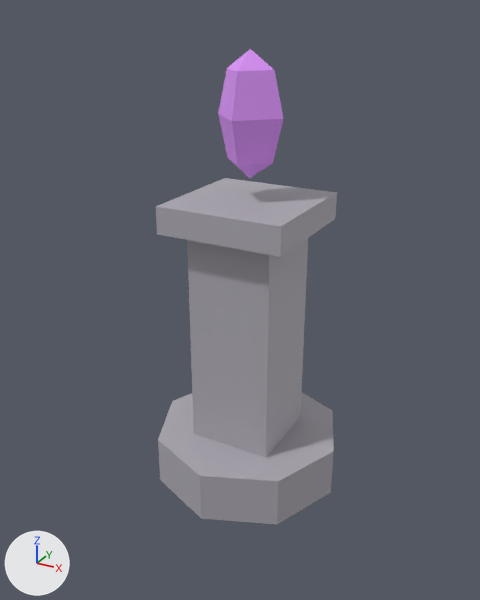
Two versions of the FBX model Assets/Resources/Models/shrine.fbx, one commit apart.
Both versions are drawn from a camera (50 mm lens) standing at (0.867, -1.632, 1.417) and looking at (-0.01, -0.038, 0.62). Lighting does not change. The marker at lower left points along +X, +Y and +Z. The older version comes first. Where no turn or scale is listed for an object, it has been applied to the vertices.

Names of what the first picture shows: 'Base', 'Cap', 'Crystal', 'Pillar'.
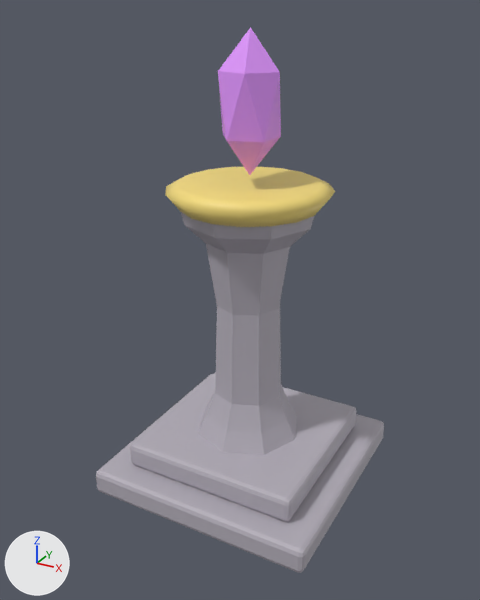
ob_root is not drawn itself; it is the parent of ob_crystal.

Where the change shows, as pixel boxes [x1, y1, x2, y2] in the pictures (480 x 600 px):
'Pillar', deleted
    before: [187, 238, 308, 458]
'Column', added
    after: [181, 212, 314, 455]
'Base', deleted
    before: [158, 393, 334, 524]
'Step.001', added
    after: [130, 372, 356, 522]
'Step', added
    after: [96, 374, 384, 573]
'Cap', deleted
    before: [156, 178, 337, 257]
'Bowl', added (yellow)
    after: [165, 167, 335, 227]
'Crystal', reshaped, moved, turned
    before: [218, 49, 284, 178]
    after: [218, 27, 281, 175]

Patch to the scene script:
```diff
--- a/Assets/Resources/Models/shrine.fbx.py
+++ b/Assets/Resources/Models/shrine.fbx.py
@@ mat_gold @@
+mat_gold = principled_material('Gold')
+mat_gold.base_color = (0.92, 0.72, 0.2)  # yellow #f6dd7c
@@ me_crystal @@
 # used by ob_crystal; parent = ob_root; location = (0.0, 1.15, 0.0)
-me_crystal.from_pydata(...)  # 14 vertices, 16 faces; spans x -0.1..0.1, y -0.17..0.17, z -0.1..0.1
+me_crystal.from_pydata(...)  # 12 vertices, 20 faces; spans x -0.086..0.086, y -0.082..0.082, z -0.192..0.192
+# me_crystal part 1: the whole mesh is rebuilt
 me_crystal.materials.append(mat_glow)
@@ me_step_001 @@
+me_step_001.from_pydata(...)  # 56 vertices, 54 faces; spans x -0.28..0.28, y -0.28..0.28, z 0.08..0.16
+me_step_001.materials.append(mat_stone)  # grey #b3adb8
@@ me_column @@
+me_column.from_pydata(...)  # 56 vertices, 50 faces; spans x -0.2..0.2, y -0.2..0.2, z 0.16..0.9
+me_column.materials.append(mat_stone)  # grey #b3adb8
@@ me_step @@
+me_step.from_pydata(...)  # 56 vertices, 54 faces; spans x -0.36..0.36, y -0.36..0.36, z 0.0..0.08
+me_step.materials.append(mat_stone)  # grey #b3adb8
@@ me_bowl @@
+me_bowl.from_pydata(...)  # 49 vertices, 49 faces; spans x -0.24..0.24, y -0.24..0.24, z 0.9..0.97
+me_bowl.materials.append(mat_gold)  # yellow #f6dd7c
@@ ob_root @@
 ob_root.location = (0.0, 0.0, 0.0)
-ob_root.rotation_euler = (1.571, 0.0, 0.0)  # degrees (90, 0, 0)
@@ ob_base @@
-ob_base = bpy.data.objects.new('Base', me_base)
-ob_base.location = (0.0, 0.0, 0.08)
@@ ob_pillar @@
-ob_pillar = bpy.data.objects.new('Pillar', me_pillar)
-ob_pillar.location = (0.0, 0.0, 0.5)
@@ ob_cap @@
-ob_cap = bpy.data.objects.new('Cap', me_cap)
-ob_cap.location = (0.0, 0.0, 0.88)
@@ ob_crystal @@
 ob_crystal.parent = ob_root
-ob_crystal.location = (0.0, 1.15, 0.0)
+ob_crystal.location = (0.0, 0.0, 1.18)
@@ ob_step_001 @@
+ob_step_001 = bpy.data.objects.new('Step.001', me_step_001)
+ob_step_001.location = (0.0, 0.0, 0.0)
@@ ob_column @@
+ob_column = bpy.data.objects.new('Column', me_column)
+ob_column.location = (0.0, 0.0, 0.0)
@@ ob_step @@
+ob_step = bpy.data.objects.new('Step', me_step)
+ob_step.location = (0.0, 0.0, 0.0)
@@ ob_bowl @@
+ob_bowl = bpy.data.objects.new('Bowl', me_bowl)
+ob_bowl.location = (0.0, 0.0, 0.0)
```
